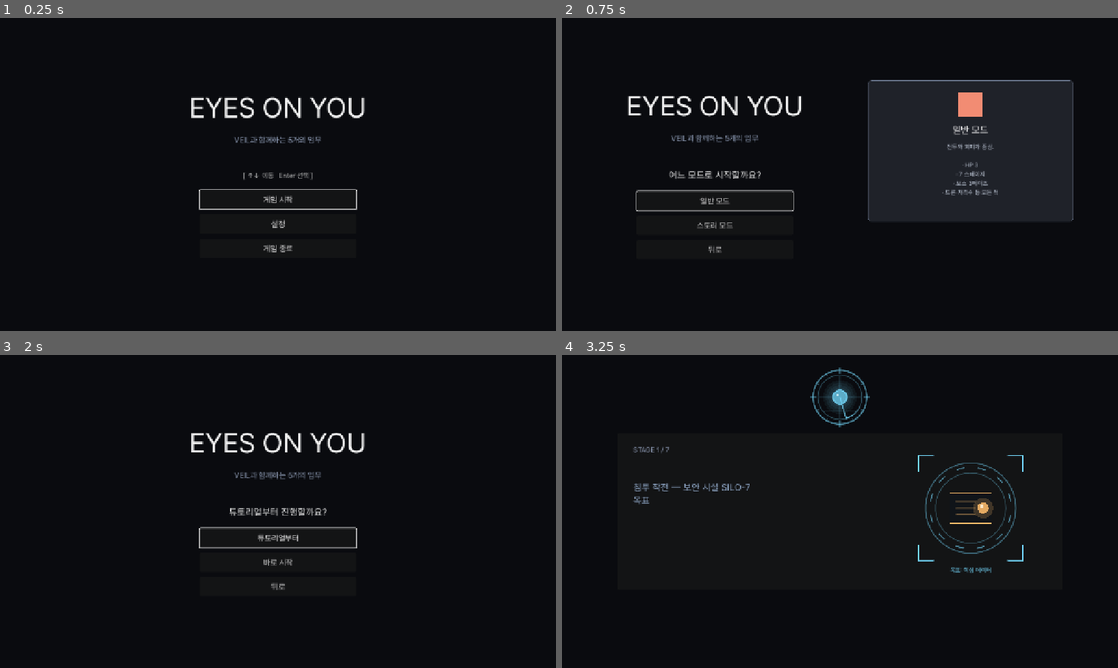
Above: before the commit, frames 1-4 (two rows, left to right).
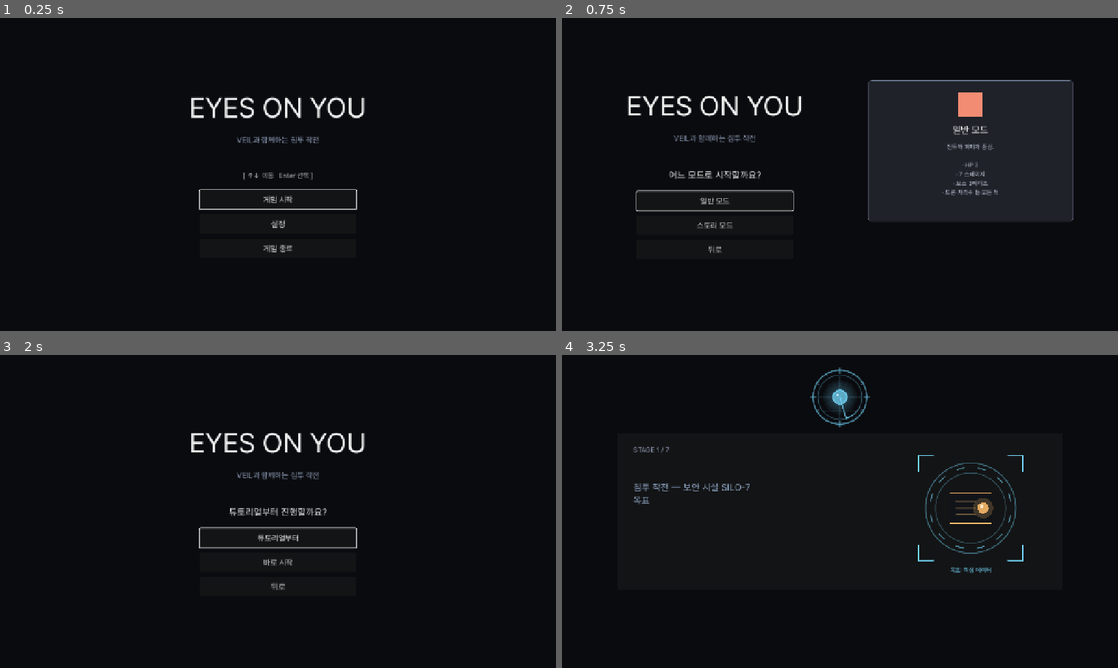
Above: after the commit, the same moments.

Repository: soomin007/EyesOnYou
Game: Godot game, scene res://scenes/main.tscn
Same seed, same stepped clock (60 frames per second), same inputs: the game is played once before the commit and once after it.
Inputs (mouse positions are in pixels of both pictures, inside the frame that each line leads up to):
- Up to frame 1 (0.25 s): no input
- Up to frame 2 (0.75 s): click "게임 시작" at 0.5 s
- Up to frame 3 (2 s): click "일반 모드" at 1.25 s
- Up to frame 4 (3.25 s): click "바로 시작" at 2 s; tap Enter (ui_accept) at 2.75 s; move the mouse to (962, 495) at 2.77 s; press the mouse at (962, 495) at 2.78 s; hold D (move_right) from 2.78 s (still down); tap W (jump) at 3.02 s

The runs differ from the first frame. In frame 1, 0.2% of the frame differs, in the area x 42-58%, y 37-40%; in frame 2, 0.2%; in frame 3, 0.2%; in frame 4, nothing differs.

Commit message:
fix/feat: 타이틀 소제목 + 데이터센터 자막 위치 + 레버 한 화면 + 냉각 레버
- 타이틀 소제목 "VEIL과 함께하는 5개의 임무"(7/5 모드 불일치) → "침투 작전"(숫자 제거)
- ARENA(datacenter/보스, camera FIXED)에서 자막을 상단으로 — 맵 전체 줌에 플레이어가
  하단 중앙에 와 자막과 겹치던 문제(사용자 보고) 해소
- 외곽 진입로 레버를 해치 근처로(1300→2120) — "당김→바로 앞 칸 열림" 인과가 한 화면에
- 냉각에 레버 비밀칸 추가(_build_cooling_secret) — 레버 바로 위 해치로 인과 강화(일회성 방지)
- 검증: 헤드리스 임포트 EXIT=0

Co-Authored-By: Claude Opus 4.8 (1M context) <noreply@anthropic.com>

Diff:
--- a/scenes/title.tscn
+++ b/scenes/title.tscn
@@ -31,7 +31,7 @@
 theme_override_colors/font_color = Color(0.95, 0.95, 0.95, 1)
 
 [node name="Sub" type="Label" parent="Center/V"]
-text = "VEIL과 함께하는 5개의 임무"
+text = "VEIL과 함께하는 침투 작전"
 horizontal_alignment = 1
 theme_override_font_sizes/font_size = 18
 theme_override_colors/font_color = Color(0.55, 0.6, 0.7, 1)
--- a/scripts/Stage.gd
+++ b/scripts/Stage.gd
@@ -826,10 +826,17 @@
 	add_child(_subtitle_stack_layer)
 	# 화면 하단 중앙 — 플레이어가 캐릭터(화면 중앙~하단)를 보는 시선 가까이로. 상단에 두면
 	# 조작 중 인지가 안 된다는 사용자 피드백. 하단 쿨다운 게이지(좌하단) 위쪽 band에 배치.
+	# 단 ARENA(camera FIXED — datacenter/보스)는 맵 전체가 줌으로 보여 플레이어가 화면 하단 중앙에
+	# 와 자막과 겹친다(사용자 보고) → 자막을 상단으로 올려 시야를 안 가린다.
 	var holder := Control.new()
-	holder.set_anchors_preset(Control.PRESET_BOTTOM_WIDE)
-	holder.offset_top = -320.0
-	holder.offset_bottom = -112.0
+	if _camera_mode == "FIXED":
+		holder.set_anchors_preset(Control.PRESET_TOP_WIDE)
+		holder.offset_top = 100.0
+		holder.offset_bottom = 300.0
+	else:
+		holder.set_anchors_preset(Control.PRESET_BOTTOM_WIDE)
+		holder.offset_top = -320.0
+		holder.offset_bottom = -112.0
 	holder.mouse_filter = Control.MOUSE_FILTER_IGNORE
 	_subtitle_stack_layer.add_child(holder)
 	_subtitle_stack_box = VBoxContainer.new()
@@ -2836,6 +2843,8 @@
 			_build_back_alley_secret()
 		"route_rooftops":
 			_build_rooftops_secret()
+		"route_cooling":
+			_build_cooling_secret()
 		"route_datacenter":
 			_build_datacenter_secret()
 
@@ -2973,7 +2982,9 @@
 # 비밀 해치: 2300, 280 (6번 발판 위 천장 alcove)
 # 풀면 해치 fade + drop platform 강하 + XP orb 5개 spawn
 func _build_back_alley_secret() -> void:
-	var lever := _spawn_lever(Vector2(1300.0, 588.0), "back_alley_vent")
+	# 첫 레버 튜토리얼 — 레버와 해치를 한 화면에 둬 "당김→바로 앞 칸 열림" 인과를 즉시 이해하게 함
+	# (사용자 피드백 2026-06-14: 이전엔 1000px 떨어져 무엇이 열렸는지 안 보였음). 1300→2120.
+	var lever := _spawn_lever(Vector2(2120.0, 588.0), "back_alley_vent")
 	var hatch := _spawn_closed_hatch(Vector2(2300.0, 290.0), Vector2(80.0, 50.0), Color(0.55, 0.85, 0.95))
 	var drop_platform := _spawn_drop_platform(
 		Vector2(2150.0, 200.0), Vector2(2150.0, 380.0), 100.0
@@ -2990,7 +3001,22 @@
 			_spawn_orb(p, true)
 		# 첫 레버 튜토리얼: 레버↔해치가 1000px 떨어져 인과가 한 화면에 안 보임 → VEIL이
 		# 무엇을/어디를 열었는지 방향까지 짚어준다(사용자: "뭘 여는 건지 알려주는 기능이 모자람").
-		_show_veil_subtitle("잠긴 칸을 열었어요.\n오른쪽 앞, 천장 쪽에 길이 생겼어요.", 3.4)
+		_show_veil_subtitle("잠긴 칸이 열렸어요. 바로 앞, 위로 올라가 봐요.", 3.2)
+	)
+
+# ── cooling 비밀칸 (후반 맵 레버 강화 — back_alley 인과를 한 번 더) ──────────────
+# 레버 바로 위에 해치를 둬 인과가 한 화면에 또렷. 증기 분출구(x1380) 우측 안전 지대.
+func _build_cooling_secret() -> void:
+	var lever := _spawn_lever(Vector2(1450.0, 548.0), "cooling_vent")
+	var hatch := _spawn_closed_hatch(Vector2(1450.0, 300.0), Vector2(80.0, 50.0), Color(0.55, 0.85, 0.95))
+	var drop_platform := _spawn_drop_platform(Vector2(1450.0, 220.0), Vector2(1450.0, 400.0), 100.0)
+	lever.pulled.connect(func(_id: String) -> void:
+		_open_hatch(hatch)
+		_descend_drop_platform(drop_platform)
+		var spots: Array = [Vector2(1420.0, 270.0), Vector2(1450.0, 258.0), Vector2(1480.0, 270.0)]
+		for p in spots:
+			_spawn_orb(p, true)
+		_show_veil_subtitle("여기도 잠긴 칸이 있었네요. 바로 위로 올라가 봐요.", 3.0)
 	)
 
 # ── rooftops 비밀칸 ───────────────────────────────────────────
